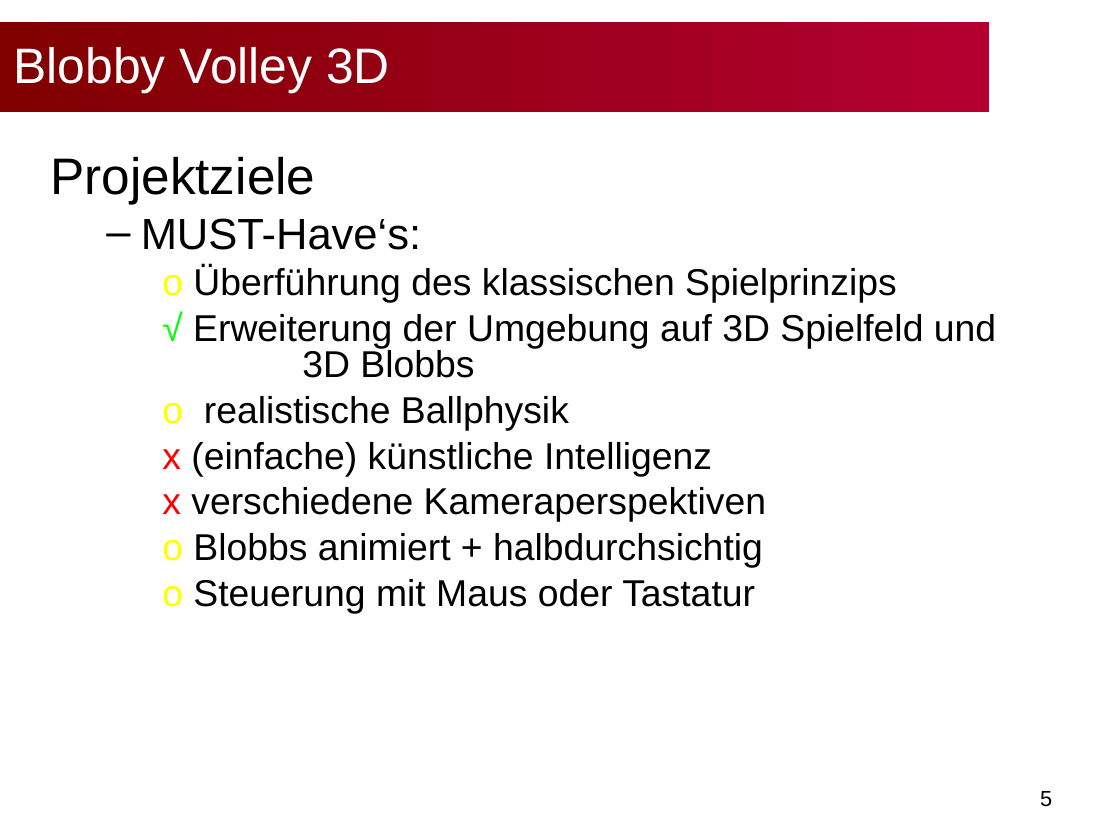
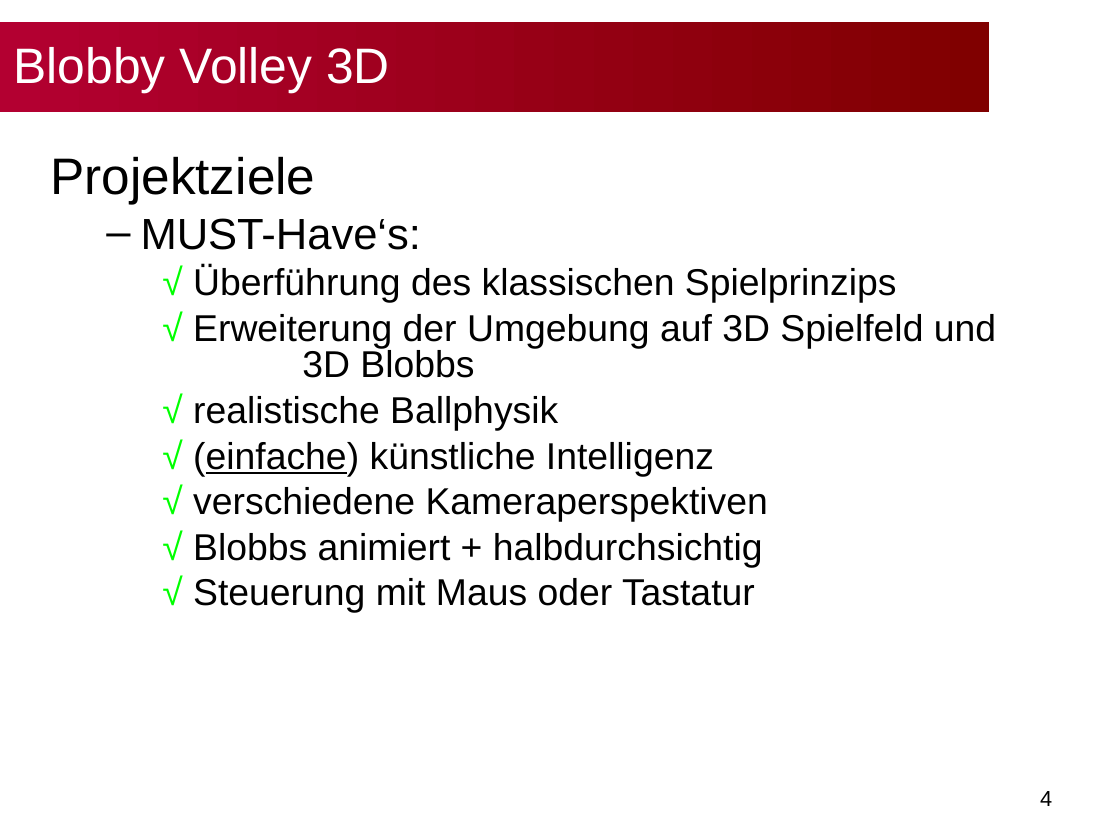
Before and after one commit to bwasty/blobby-volley-3d, a slide deck: slide 4 of Präsentationen/Slides-Abschlusspräsentation.ppt (slide 5 before the commit). Drawn at 1120x840 pixels with LibreOffice and Linux fonts; fonts in the diff are those of the drawing; background and template pictures are left out. Boxes give left, top, right and bottom in pixels: in the first picture for what was removed or moved away, otherwise in the second. Text is boxed around its words. In the diff, an @@ line names an element or a change of style, - is before the commit and + after.

```diff
--- a/Präsentationen/Slides-Abschlusspräsentation.ppt
+++ b/Präsentationen/Slides-Abschlusspräsentation.ppt
@@ title "Blobby Volley 3D" at (0,22,989,112): fill gradient #B30031 to #800000 to gradient #800000 to #B30031 @@
@@ text at (193,266,897,303): text changed @@
-    o Überführung des klassischen Spielprinzips
+    √ Überführung des klassischen Spielprinzips
@@ text at (193,396,768,613): text changed @@
-    o realistische Ballphysik
-    x (einfache) künstliche Intelligenz
-    x verschiedene Kameraperspektiven
-    o Blobbs animiert + halbdurchsichtig
-    o Steuerung mit Maus oder Tastatur
+    √ realistische Ballphysik
+    √ (einfache) künstliche Intelligenz
+    √ verschiedene Kameraperspektiven
+    √ Blobbs animiert + halbdurchsichtig
+    √ Steuerung mit Maus oder Tastatur
@@ page number at (1040,791,1052,806): text changed @@
-5
+4
```
Also in this commit, not shown: 7 other slides changed, 3 slides added, 1 slide removed.
